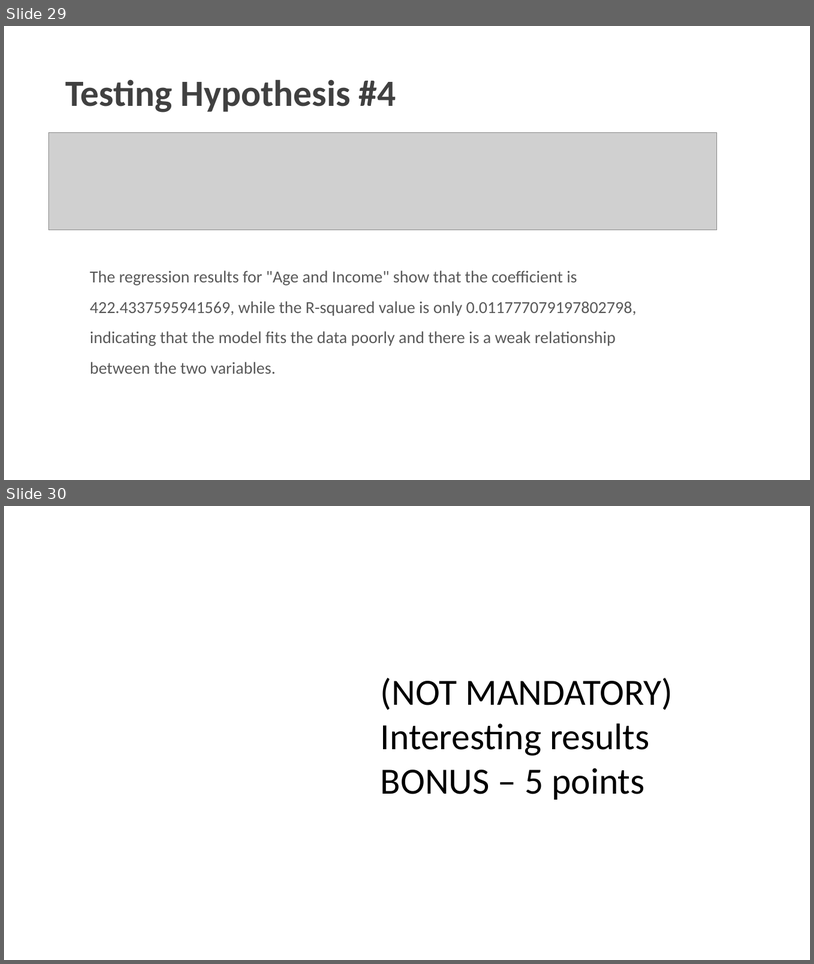
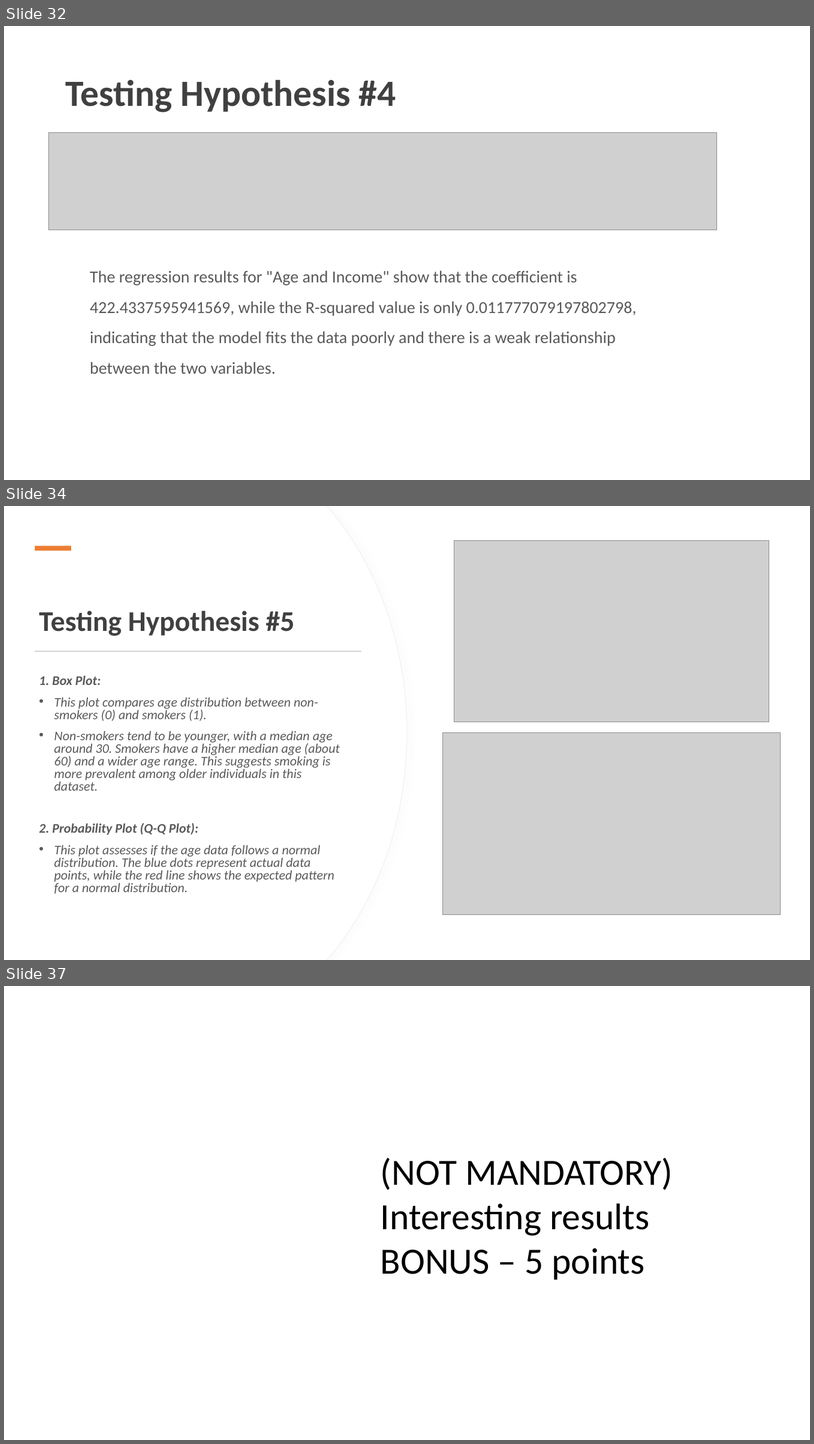
Before and after one commit to charlesyifanli/python_and_data, a slide deck: mini_project/SCSE 24 Mini-project presentation (Group No. ##).pptx. Shown one above the other, each under a label of ours: slides 29 and 30 before the commit, slides 32, 34 and 37 after it; the slides between them are not shown. The pictures are 814x964 and 814x1444 pixels, drawn with LibreOffice and Linux fonts; fonts in the diff are those of the drawing; grey boxes stand for pictures; background and template pictures are left out. Boxes give left, top, right and bottom in pixels: in the first picture for what was removed or moved away, otherwise in the second. Text is boxed around its words. In the diff, an @@ line names an element or a change of style, - is before the commit and + after.

```diff
--- a/mini_project/SCSE 24 Mini-project presentation (Group No. ##).pptx
+++ b/mini_project/SCSE 24 Mini-project presentation (Group No. ##).pptx
@@ slide 34 added at box(4, 506, 810, 960), background #FFFFFF @@
@@ freeform shape added at box(4, 506, 408, 960), fill #FFFFFF, outline #EFEFEF 0.75 pt @@
@@ freeform shape added at box(4, 506, 407, 960), fill #FFFFFF @@
@@ picture added at box(454, 540, 770, 722) @@
@@ rectangle added at box(35, 546, 71, 551), fill #ED7D31 @@
@@ title added at box(39, 610, 295, 636), 34 pt, text #404040, bold @@
+Testing Hypothesis #5
@@ rectangle added at box(35, 651, 362, 652), fill #D5D5D5 @@
@@ text added at box(39, 675, 340, 894), 15.7 pt, text #595959, italic @@
+1. Box Plot:
+• This plot compares age distribution between non-smokers (0) and smokers (1).
+• Non-smokers tend to be younger, with a median age around 30. Smokers have a higher median age (about 60) and a wider age range. This suggests smoking is more prevalent among older individuals in this dataset.
+2. Probability Plot (Q-Q Plot):
+• This plot assesses if the age data follows a normal distribution. The blue dots represent actual data points, while the red line shows the expected pattern for a normal distribution.
@@ picture added at box(443, 733, 781, 915) @@
@@ what was slide 29 is now slide 32 @@
@@ what was slide 30 is now slide 37 @@
```
Also in this commit, not shown: 1 slide changed, 8 other slides added, 2 slides removed, 1 other file.
